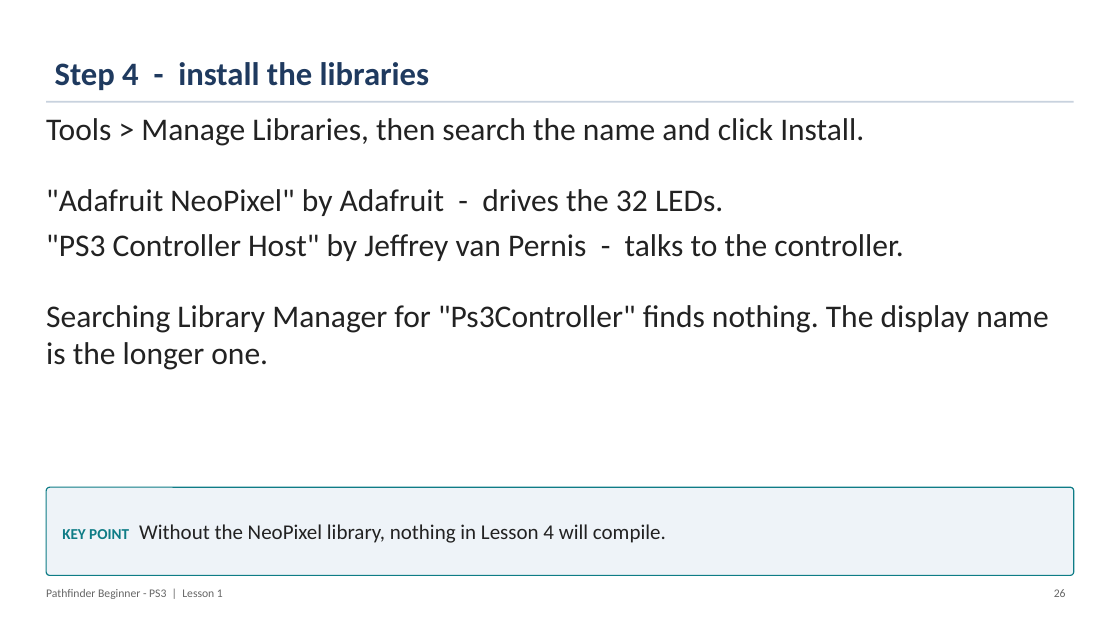
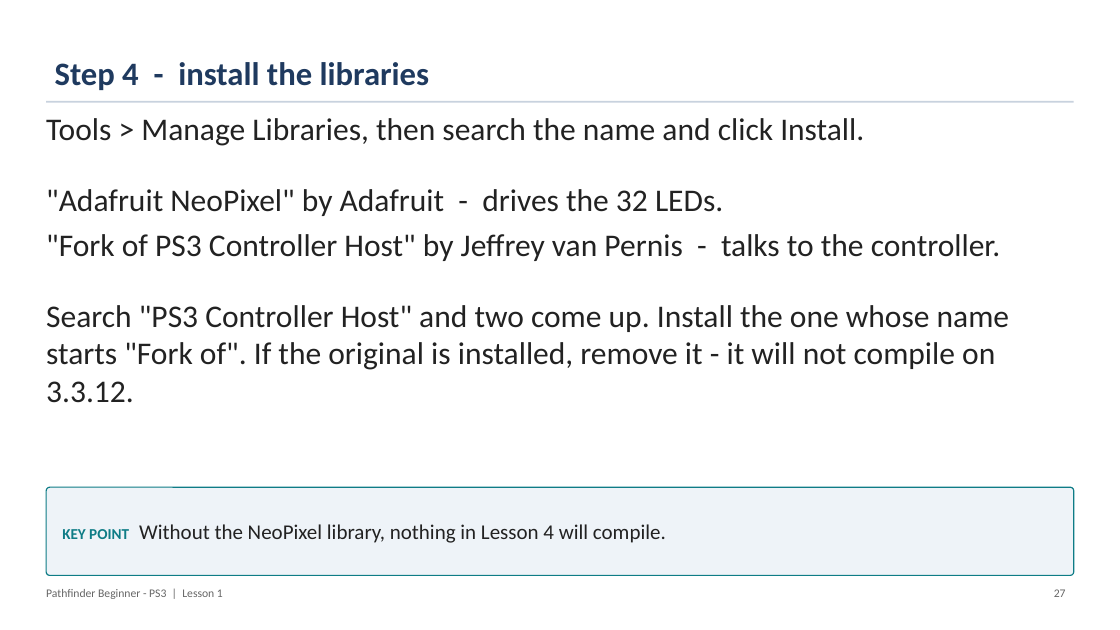
Before and after one commit to PorpoiseRobotics/porpoise-robotics, a slide deck: slide 27 of ground-vehicle/docs/courses/beginner-ps3/l1_introduction.pptx (slide 26 before the commit). Drawn at 1120x630 pixels with LibreOffice and Linux fonts; fonts in the diff are those of the drawing. Boxes give left, top, right and bottom in pixels: in the first picture for what was removed or moved away, otherwise in the second. Text is boxed around its words. In the diff, an @@ line names an element or a change of style, - is before the commit and + after.

```diff
--- a/ground-vehicle/docs/courses/beginner-ps3/l1_introduction.pptx
+++ b/ground-vehicle/docs/courses/beginner-ps3/l1_introduction.pptx
@@ text at box(46, 234, 1009, 403): text changed @@
-"PS3 Controller Host" by Jeffrey van Pernis - talks to the controller.
-Searching Library Manager for "Ps3Controller" finds nothing. The display name is the longer one.
+"Fork of PS3 Controller Host" by Jeffrey van Pernis - talks to the controller.
+Search "PS3 Controller Host" and two come up. Install the one whose name starts "Fork of". If the original is installed, remove it - it will not compile on 3.3.12.
@@ text at box(1054, 589, 1066, 597): text changed @@
-26
+27
```
Also in this commit, not shown: 36 other slides changed, 1 slide added, 13 other files.
